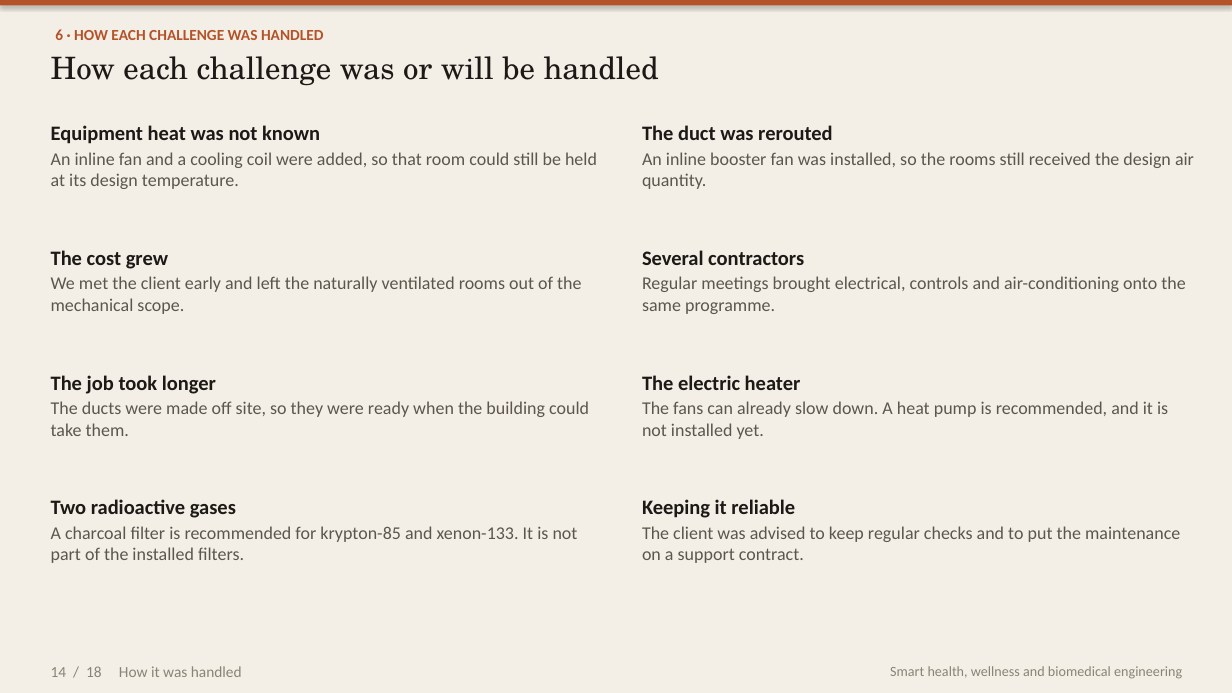
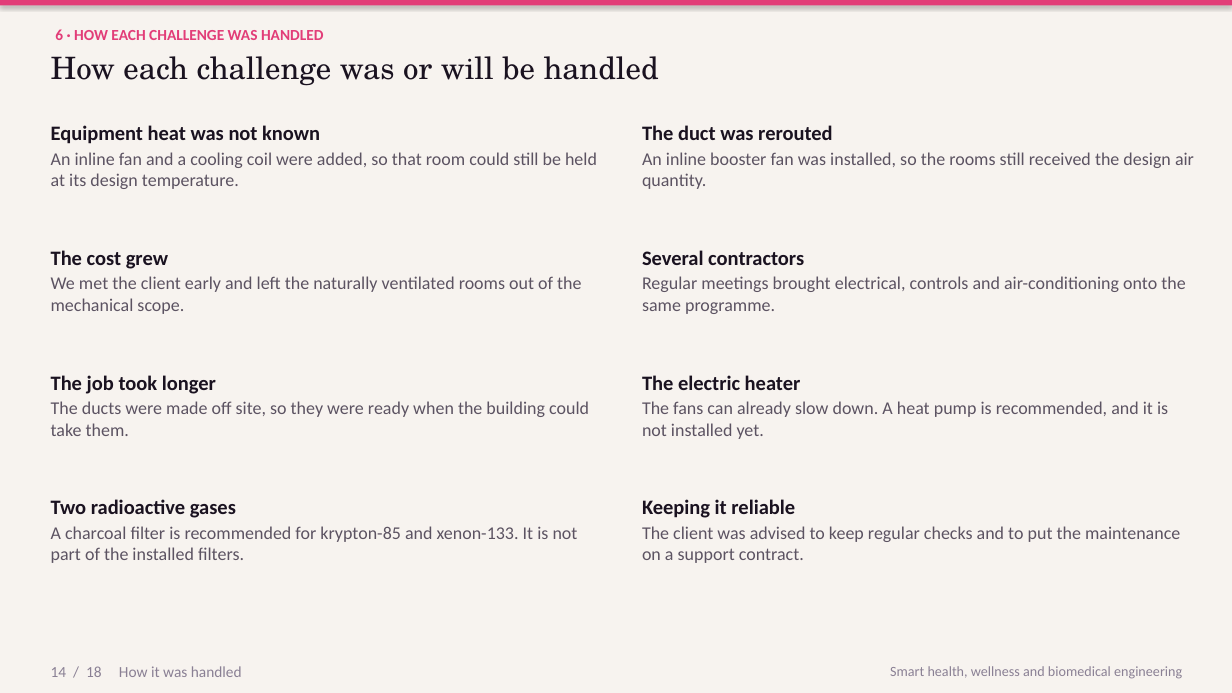
Before and after one commit to kakaijacob/Special-Operations-Schema, a slide deck: slide 14 of iek-talks/IEK_Cyclotron_HVAC_18_slides.pptx. Drawn at 1232x693 pixels with LibreOffice and Linux fonts; fonts in the diff are those of the drawing. Boxes give left, top, right and bottom in pixels: in the first picture for what was removed or moved away, otherwise in the second. Text is boxed around its words. In the diff, an @@ line names an element or a change of style, - is before the commit and + after.

```diff
--- a/iek-talks/IEK_Cyclotron_HVAC_18_slides.pptx
+++ b/iek-talks/IEK_Cyclotron_HVAC_18_slides.pptx
@@ background #F3EFE6 to #F7F3EF @@
@@ rectangle at [0, 0, 1232, 6]: fill #B4532A to #E23D78 @@
@@ text "6 · HOW EACH CHALLENGE ..." at [55, 29, 324, 40]: text colour #B4532A to #E23D78 @@
@@ text "Equipment heat was not known" at [51, 125, 597, 189]: text colour #1C1916 to #1A1220 in "Equipment heat was not known"; text colour #5C564C to #5C5362 in "An inline fan and a cooling coil ..." @@
@@ text "The duct was rerouted" at [642, 125, 1194, 189]: text colour #1C1916 to #1A1220 in "The duct was rerouted"; text colour #5C564C to #5C5362 in "An inline booster fan was installed, so ..." @@
@@ text "The cost grew" at [51, 250, 581, 314]: text colour #1C1916 to #1A1220 in "The cost grew"; text colour #5C564C to #5C5362 in "We met the client early and left ..." @@
@@ text "Several contractors" at [642, 250, 1185, 314]: text colour #1C1916 to #1A1220 in "Several contractors"; text colour #5C564C to #5C5362 in "Regular meetings brought electrical, controls and air-condit ..." @@
@@ text "The job took longer" at [51, 375, 589, 436]: text colour #1C1916 to #1A1220 in "The job took longer"; text colour #5C564C to #5C5362 in "The ducts were made off site, so ..." @@
@@ text "The electric heater" at [642, 375, 1168, 439]: text colour #1C1916 to #1A1220 in "The electric heater"; text colour #5C564C to #5C5362 in "The fans can already slow down. A ..." @@
@@ text "Two radioactive gases" at [51, 499, 578, 563]: text colour #1C1916 to #1A1220 in "Two radioactive gases"; text colour #5C564C to #5C5362 in "A charcoal filter is recommended for krypton-85 ..." @@
@@ text "Keeping it reliable" at [642, 499, 1180, 563]: text colour #1C1916 to #1A1220 in "Keeping it reliable"; text colour #5C564C to #5C5362 in "The client was advised to keep regular ..." @@
@@ text "14 / 18 How it ..." at [51, 666, 242, 677]: text colour #8A8376 to #8A8094 @@
@@ text "Smart health, wellness and biomedical ..." at [890, 666, 1182, 679]: text colour #8A8376 to #8A8094 @@
```
Also in this commit, not shown: 17 other slides changed, 2 other files.
